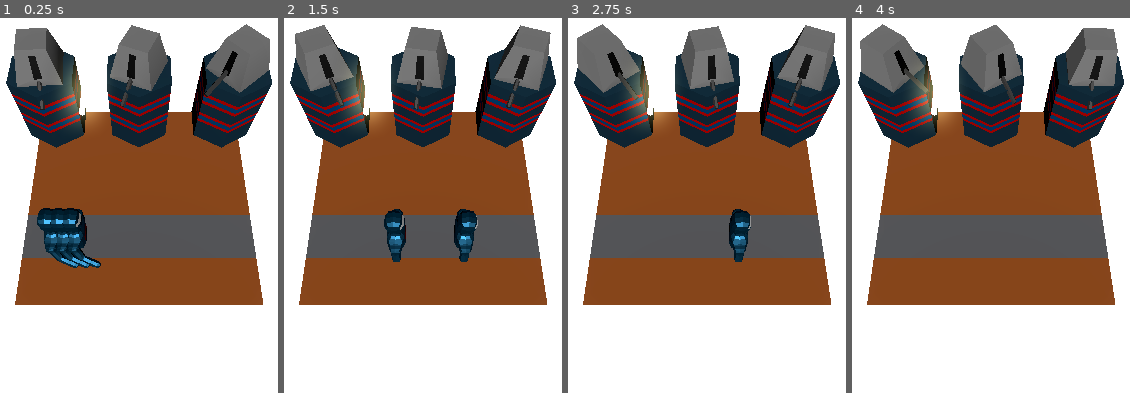
Above: before the commit, frames 1-4 (left to right).
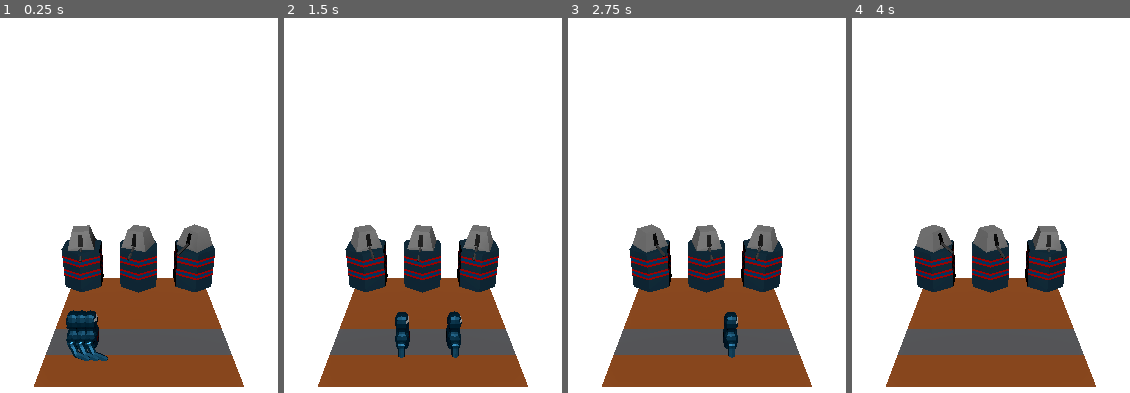
Above: after the commit, the same moments.

Repository: StefanHolst/LD57
Game: Godot game, scene res://Game.tscn
The game is run twice, just before and just after one commit, with the same random seed, the same clock (stepped at 60 frames per second) and the same inputs.
Inputs:
- Up to frame 1 (0.25 s): no input
- Up to frame 2 (1.5 s): no input
- Up to frame 3 (2.75 s): no input
- Up to frame 4 (4 s): no input

The runs differ from the first frame. In frame 1, 66% of the frame differs, in the area x 2-98%, y 1-99%; in frame 2, 67%; in frame 3, 66%; in frame 4, 67%.

Commit message:
fix laser projectiles

Diff:
--- a/Game.tscn
+++ b/Game.tscn
@@ -11,7 +11,7 @@
 script = ExtResource("1_wbfu4")
 
 [node name="Camera3D" type="Camera3D" parent="."]
-transform = Transform3D(1, 0, 0, 0, 0.358303, 0.933606, 0, -0.933606, 0.358303, 1.9658, 5.97313, 5.35423)
+transform = Transform3D(1, 0, 0, 0, 0.918412, 0.395626, 0, -0.395626, 0.918412, 1.9658, 5.97313, 9.47739)
 
 [node name="DirectionalLight3D" type="DirectionalLight3D" parent="."]
 transform = Transform3D(1, 0, 0, 0, 0.707107, 0.707107, 0, -0.707107, 0.707107, 0, 18, 0)
--- a/Map/Map.gd
+++ b/Map/Map.gd
@@ -88,3 +88,6 @@
 		if (closest_unit != null and closest_distance < tower.attack_range):
 			tower.attack(closest_unit) # Attack the closest unit
 			pass
+
+func add_damage(position: Vector3, projectile: Projectile) -> void:
+	print("Damage")
--- a/Projectiles/LaserProjectile.gd
+++ b/Projectiles/LaserProjectile.gd
@@ -1,10 +1,29 @@
 class_name LaserProjectile extends Projectile
 
-var rocketProjectile = preload("res://Projectiles/LaserProjectile.tscn")
+var projectile = preload("res://Projectiles/LaserProjectile.tscn")
 
 var scene: Node3D
+var direction: Vector3;
+var start: Vector3;
+var stop: Vector3;
+var t: float = 0;
 
-func _init(_map: Map) -> void:
+const SPEED = 6;
+
+func _init(_map: Map, position: Vector3, target: Vector3) -> void:
 	super(_map)
-	scene = rocketProjectile.instantiate() as Node3D
+	scene = projectile.instantiate() as Node3D
 	self.add_child(scene)
+	self.look_at_from_position(position, target)
+
+	self.start = position
+	self.position = position
+	self.stop = target
+	direction = target - position
+
+func _process(delta: float) -> void:
+	t += delta * SPEED;
+	position = start + direction * t;
+	if t >= 1:
+		map.add_damage(self.target, self)
+		self.call_deferred("queue_free")
--- a/Towers/LaserTower.gd
+++ b/Towers/LaserTower.gd
@@ -43,7 +43,6 @@
 	print("Attacking unit: ", unit)
 
 	# create projectile
-	var p = LaserProjectile.new(map)
-	p.position = Vector3(1,2,1)
+	var p = LaserProjectile.new(map, barrel.global_position, unit.position)
 	map.add_projectile(p)
 	return null
--- a/Towers/RocketTower.gd
+++ b/Towers/RocketTower.gd
@@ -28,7 +28,7 @@
 	print("Attacking unit: ", unit)
 
 	# create projectile
-	var p = LaserProjectile.new(map)
+	var p = LaserProjectile.new(map, Vector3.ZERO, Vector3.ZERO)
 	p.position = Vector3(1,2,1)
 	map.add_projectile(p)
 	return null
Not shown: 1 places in Game.tscn that only renumber resources
